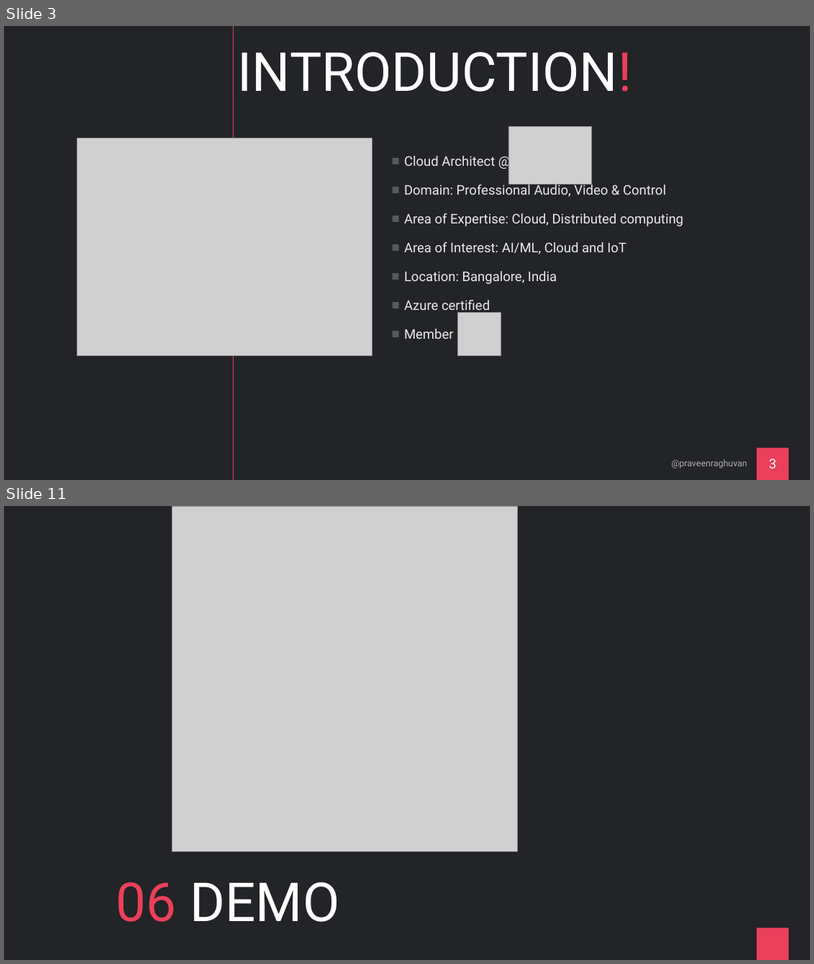
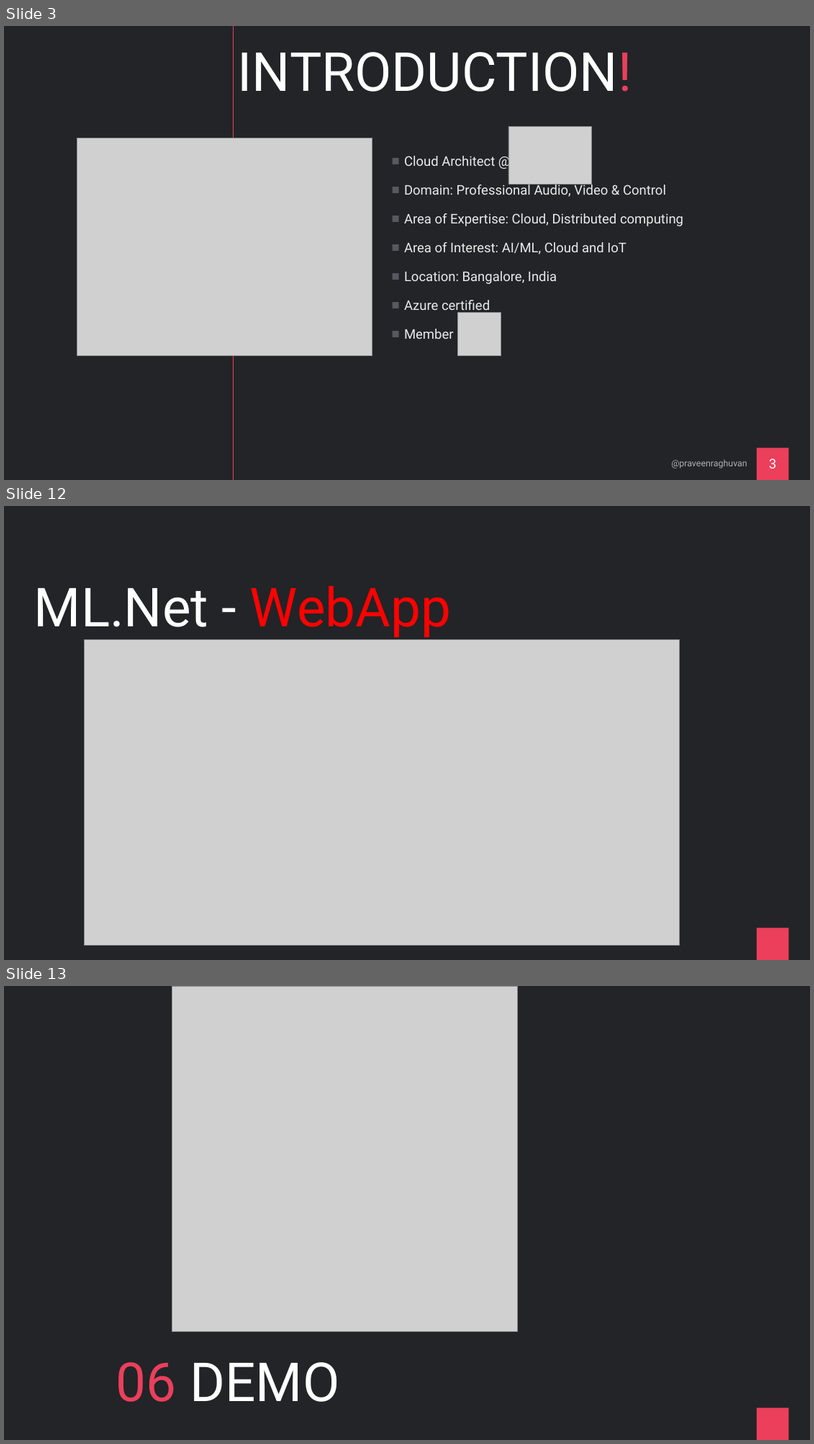
Before and after one commit to praveenraghuvanshi/tech-sessions, a slide deck: 16062021-Global-AI-Community-2021/cricket-analytics.pptx. Shown one above the other, each under a label of ours: slides 3 and 11 before the commit, slides 3, 12 and 13 after it; the slides between them are not shown. The pictures are 814x964 and 814x1444 pixels, drawn with LibreOffice and Linux fonts; fonts in the diff are those of the drawing; grey boxes stand for pictures. Boxes give left, top, right and bottom in pixels: in the first picture for what was removed or moved away, otherwise in the second. Text is boxed around its words. In the diff, an @@ line names an element or a change of style, - is before the commit and + after.

```diff
--- a/16062021-Global-AI-Community-2021/cricket-analytics.pptx
+++ b/16062021-Global-AI-Community-2021/cricket-analytics.pptx
@@ slide 12 added at [4, 506, 810, 960], background #222427; not listed: 1 template element that a slide beside it also shows @@
@@ title added at [34, 586, 451, 637], 96 pt, text #FFFFFF @@
+ML.Net - WebApp
@@ picture added at [84, 639, 679, 944] @@
@@ what was slide 11 is now slide 13 @@
```
Also in this commit, not shown: 7 slides changed, 1 other slide added, 14 other files.
